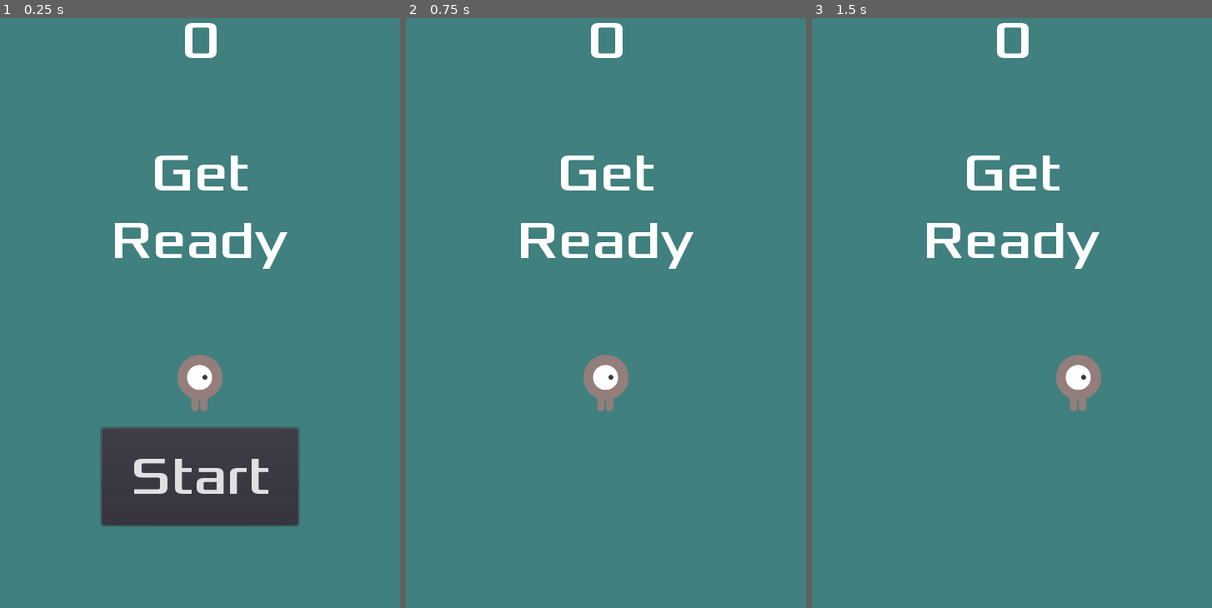
Above: before the commit, frames 1-3 (left to right).
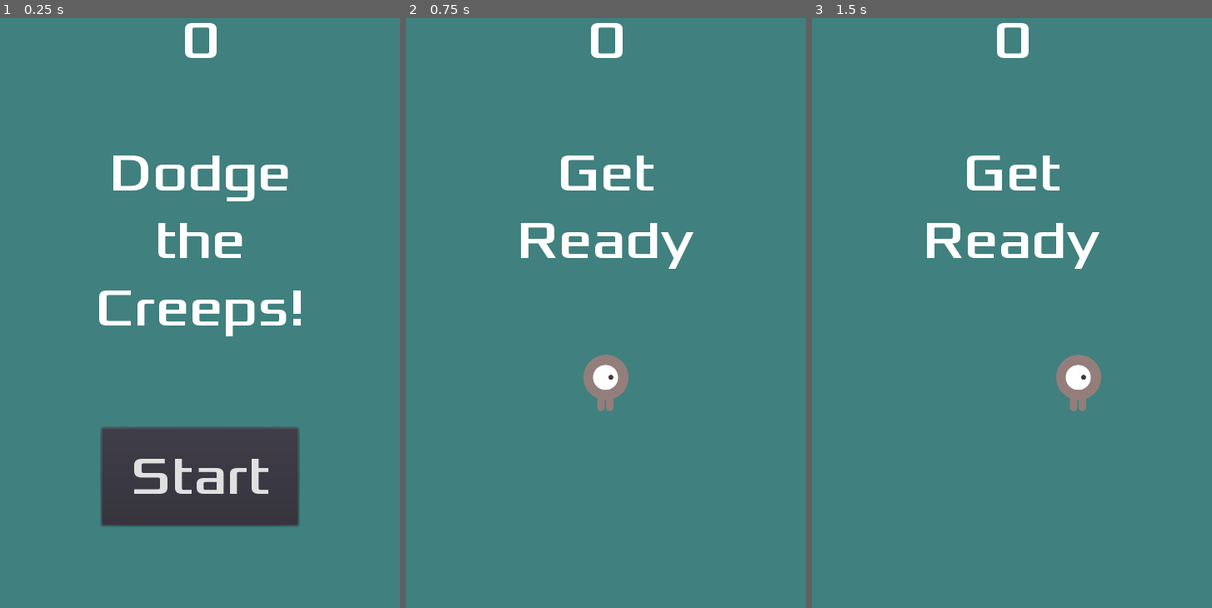
Above: after the commit, the same moments.

Repository: Yuanhao-JIANG/DodgeGame
Game: Godot game, scene res://Main.tscn
The game is run twice, just before and just after one commit, with the same random seed, the same clock (stepped at 60 frames per second) and the same inputs.
Inputs:
- Up to frame 1 (0.25 s): no input
- Up to frame 2 (0.75 s): click "Start" at 0.5 s
- Up to frame 3 (1.5 s): tap Enter at 1.25 s; hold Right (move_right) from 1.28 s (still down)

The runs differ from the first frame. In frame 1, 4.4% of the frame differs, in the area x 24-76%, y 23-67%; in frame 2, nothing differs; in frame 3, nothing differs.

Commit message:
add music

Diff:
--- a/Main.gd
+++ b/Main.gd
@@ -4,11 +4,13 @@
 var score
 
 func _ready():
+	$Player.hide()
 	randomize()
-	new_game()
 
 
 func game_over():
+	$Music.stop()
+	$DeathSound.play()
 	$ScoreTimer.stop()
 	$MobTimer.stop()
 	$HUD.show_game_over()
@@ -21,6 +23,7 @@
 	$HUD.show_message("Get Ready")
 	$Player.start($StartPosition.position)
 	$StartTimer.start()
+	$Music.play()
 
 
 func _on_MobTimer_timeout():
--- a/Main.tscn
+++ b/Main.tscn
@@ -1,9 +1,11 @@
-[gd_scene load_steps=6 format=2]
+[gd_scene load_steps=8 format=2]
 
 [ext_resource path="res://Player.tscn" type="PackedScene" id=1]
 [ext_resource path="res://Main.gd" type="Script" id=2]
 [ext_resource path="res://Mob.tscn" type="PackedScene" id=3]
 [ext_resource path="res://HUD.tscn" type="PackedScene" id=4]
+[ext_resource path="res://art/House In a Forest Loop.ogg" type="AudioStream" id=5]
+[ext_resource path="res://art/gameover.wav" type="AudioStream" id=6]
 
 [sub_resource type="Curve2D" id=1]
 _data = {
@@ -40,6 +42,12 @@
 
 [node name="HUD" parent="." instance=ExtResource( 4 )]
 
+[node name="Music" type="AudioStreamPlayer" parent="."]
+stream = ExtResource( 5 )
+
+[node name="DeathSound" type="AudioStreamPlayer" parent="."]
+stream = ExtResource( 6 )
+
 [connection signal="hit" from="Player" to="." method="game_over"]
 [connection signal="timeout" from="MobTimer" to="." method="_on_MobTimer_timeout"]
 [connection signal="timeout" from="ScoreTimer" to="." method="_on_ScoreTimer_timeout"]
